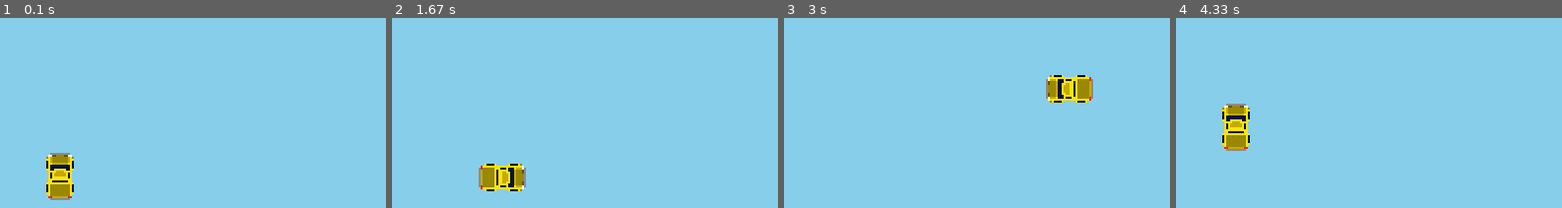
Above: before the commit, frames 1-4 (left to right).
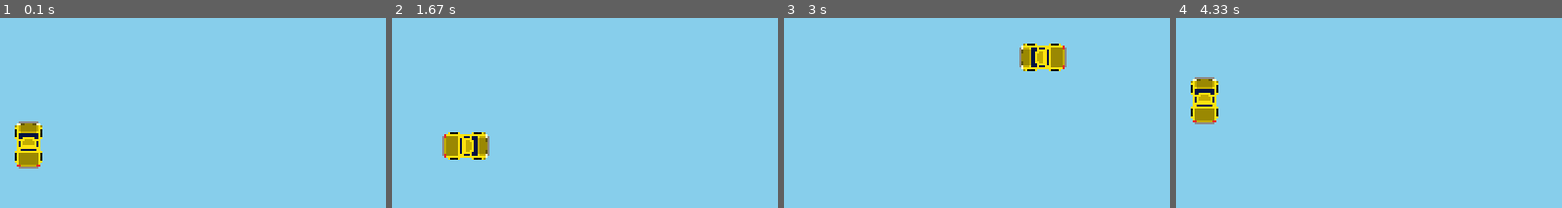
Above: after the commit, the same moments.

Repository: kurai23/Pygame
Game: pygame game, started from pygame_ex.py
The game is run twice, just before and just after one commit, with the same random seed, the same clock (stepped at 60 frames per second) and the same inputs.
Inputs:
- Up to frame 1 (0.1 s): no input
- Up to frame 2 (1.67 s): hold A 0.33-0.8 s; hold Right 0.33-0.8 s; tap W at 0.83 s; tap S at 1.17 s; hold Right from 1.5 s (still down)
- Up to frame 3 (3 s): release Right at 1.97 s; hold Up 2-2.3 s; hold Right 2.33-2.8 s; hold Left from 2.83 s (still down)
- Up to frame 4 (4.33 s): release Left at 3.37 s; hold Down 3.4-3.7 s; hold Left 3.73-4.13 s; hold Up from 4.17 s (still down)

The runs differ from the first frame. In frame 1, 3.3% of the frame differs, in the area x 3-20%, y 54-96%; in frame 2, 3.3%; in frame 3, 3.3%; in frame 4, 3.3%.

Commit message:
Update pygame_ex.py
Fixed the car looking weird when it drove diagonally to the effects of pygame's rotation func

Diff:
--- a/pygame_ex.py
+++ b/pygame_ex.py
@@ -6,13 +6,19 @@
 screen = pygame.display.set_mode((800, 600))
 clock = pygame.time.Clock()
 running = True
-x,y=400,300
 
+x,y = 0, 0
+
+carCenter_Standard = 368+x, 268+y   # Takes into accout that the image is 64*64 bits
+carCenter_45 = (368-(32/3)-1)+x, (268-(32/3)-1)+y # It just works, Trust me
+
+carCenter = carCenter_Standard  #Corrected for Image Size
 
 Car = pygame.image.load(".\Images\Car_Main.png")
 #CarRight = pygame.image.load(".\Images\CarRight.png")
 #CarLeft = pygame.image.load(".\Images\CarLeft.png")
 #CarDown = pygame.image.load(".\Images\CarDown.png")
+
 
 
 car_image = Car        #Default image will be the car facing up
@@ -37,13 +43,16 @@
             if keys[pygame.K_LEFT] or keys[pygame.K_a]:
                 y-=3.5355
                 x-=3.5355
+                carCenter = carCenter_45
                 car_image = pygame.transform.rotate(Car , 45)
             elif keys[pygame.K_RIGHT] or keys[pygame.K_d]:
                 y-=3.5355
                 x+=3.5355
+                carCenter = carCenter_45
                 car_image = pygame.transform.rotate(Car , -45) #will change the image based on users input, BUT with pygame Rotate Func
             else:
                 y-=5
+                carCenter = carCenter_Standard
                 car_image = Car #will change the image based on users input
 
         if keys[pygame.K_DOWN] or keys[pygame.K_s]:
@@ -51,25 +60,33 @@
             if keys[pygame.K_LEFT] or keys[pygame.K_a]:
                 y+=3.5355
                 x-=3.5355
+                carCenter = carCenter_45
                 car_image = pygame.transform.rotate(Car , 135)
             elif keys[pygame.K_RIGHT] or keys[pygame.K_d]:
                 y+=3.5355
                 x+=3.5355
+                carCenter = carCenter_45
                 car_image = pygame.transform.rotate(Car , 225)
             else:
                 y+=5
+                carCenter = carCenter_Standard
                 car_image = pygame.transform.rotate(Car , 180)
     else:
 
         if keys[pygame.K_LEFT] or keys[pygame.K_a]:
             x-=5
+            carCenter = carCenter_Standard
             car_image = pygame.transform.rotate(Car , 90)
 
         if keys[pygame.K_RIGHT] or keys[pygame.K_d]:
             x+=5
+            carCenter = carCenter_Standard
             car_image = pygame.transform.rotate(Car , -90)
 
-    screen.blit(car_image, (x, y)) #Adds the image of the car
+    carCenter_Standard = 368+x, 268+y
+    carCenter_45 = (368-(32/3)-1)+x, (268-(32/3)-1)+y
+
+    screen.blit(car_image, (carCenter)) #Adds the image of the car
 
 
 
